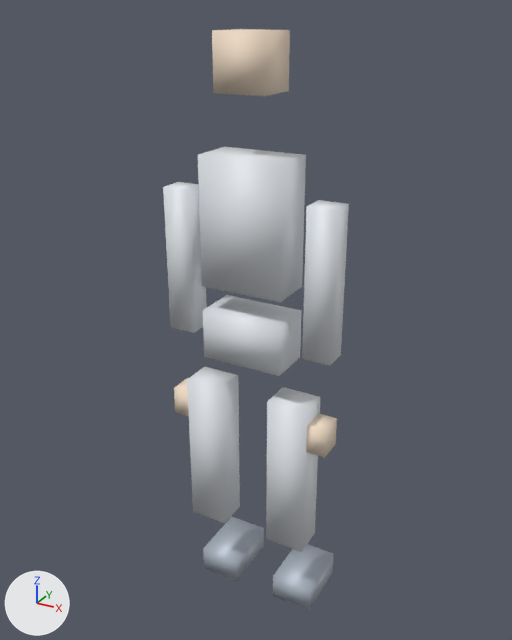
The glTF model client/assets/avatar_blender.glb: old version first, new version second.
One viewpoint serves both versions: a camera (50 mm lens) standing at (0.793, -1.422, 1.562) and looking at (-0.033, 0.08, 0.811). Lighting does not change. The marker at lower left points along +X, +Y and +Z. The picture after the commit comes second. Where no turn or scale is listed for an object, it has been applied to the vertices.

Script lines for the objects in view, before the commit:
```python
me_cube_001 = bpy.data.meshes.new('Cube.001')
me_cube_001.from_pydata(...)  # a box spanning x -0.108..0.108, y -0.058..0.058, z -0.065..0.065
me_cube_001.materials.append(mat_suit)  # white #e7ebf0
me_cube_002 = bpy.data.meshes.new('Cube.002')
me_cube_002.from_pydata(...)  # a box spanning x -0.054..0.054, y -0.043..0.043, z -0.218..0.218
me_cube_002.materials.append(mat_suit)  # white #e7ebf0
me_cube_004 = bpy.data.meshes.new('Cube.004')
me_cube_004.from_pydata(...)  # a box spanning x -0.054..0.054, y -0.043..0.043, z -0.218..0.218
me_cube_004.materials.append(mat_suit)  # white #e7ebf0
ob_leglmesh = bpy.data.objects.new('legLMesh', me_cube_002)
ob_leglmesh.location = (0.121, 0.0, 0.437)
ob_legrmesh = bpy.data.objects.new('legRMesh', me_cube_004)
ob_legrmesh.location = (-0.121, 0.0, 0.437)
ob_pelvis = bpy.data.objects.new('pelvis', me_cube_001)
ob_pelvis.location = (0.0, 0.0, 0.81)
# also in view: 'armLMesh' at (0.192, 0.0, 0.978); 'armRMesh' at (-0.192, 0.0, 0.978); 'footR' at (-0.121, 0.097, 0.0); 'footL' at (0.121, 0.097, 0.0); 'head' at (0.0, 0.0, 1.457)
```
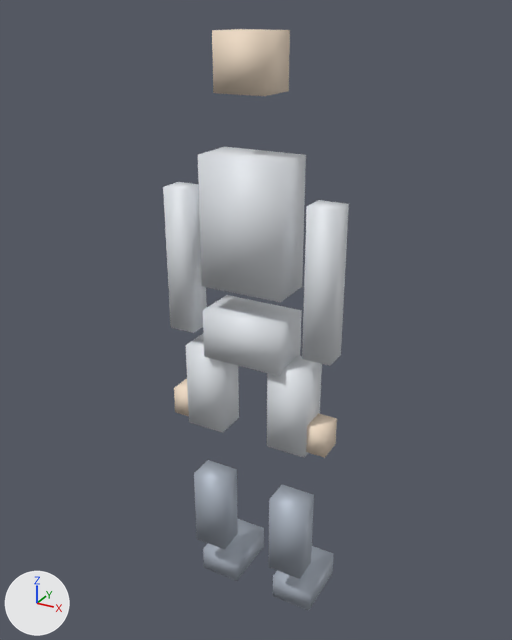
The edits, one by one:
Mesh me_cube_005_1 is new.
It is a box spanning x -0.054..0.054, y -0.043..0.043, z -0.117..0.117.
It uses material mat_suit (white #e7ebf0).
Mesh me_cube_006_1 is new.
It is a box spanning x -0.049..0.049, y -0.038..0.038, z -0.117..0.117.
It uses material mat_joint (light grey #b3bcc8).
Object 'legLMesh' (ob_leglmesh) is deleted.
Object 'legRMesh' (ob_legrmesh) is deleted.
Object 'upperLegRMesh' (ob_upperlegrmesh) is new; it shows me_cube_005_1.
Its location is (-0.121, 0.0, 0.639).
Object 'lowerLegRMesh' (ob_lowerlegrmesh) is new; it shows me_cube_006_1.
Its location is (-0.121, 0.0, 0.234).
Object 'upperLegLMesh' (ob_upperleglmesh) is new; it shows a copy of me_cube_005_1.
Its location is (0.121, 0.0, 0.639).
Object 'lowerLegLMesh' (ob_lowerleglmesh) is new; it shows a copy of me_cube_006_1.
Its location is (0.121, 0.0, 0.234).

Location of each change, [x1, y1, x2, y2] in pixels of the pictures (512 x 640 px):
'legLMesh', deleted
    before: [266, 387, 320, 552]
'legRMesh', deleted
    before: [187, 367, 240, 523]
'upperLegLMesh', added
    after: [267, 356, 322, 458]
'upperLegRMesh', added
    after: [186, 334, 239, 433]
'lowerLegLMesh', added
    after: [269, 485, 314, 579]
'lowerLegRMesh', added
    after: [194, 460, 238, 550]
